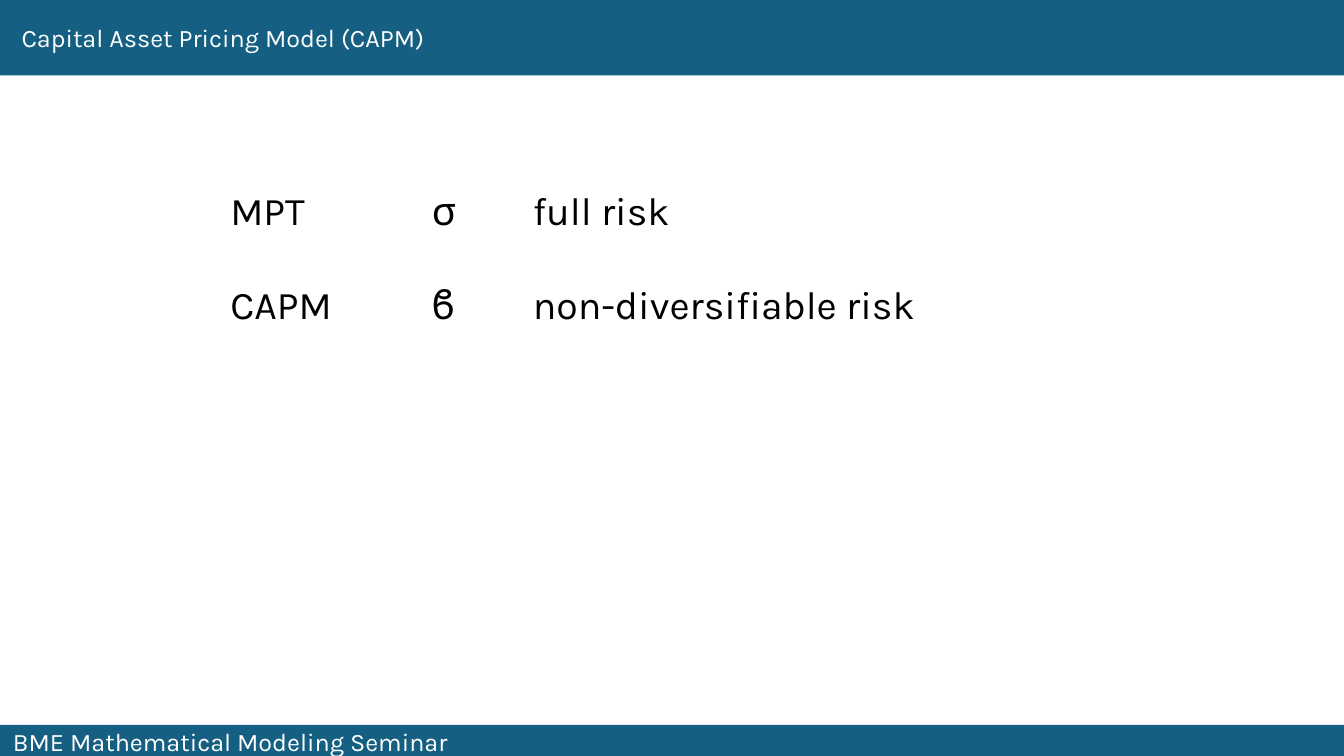
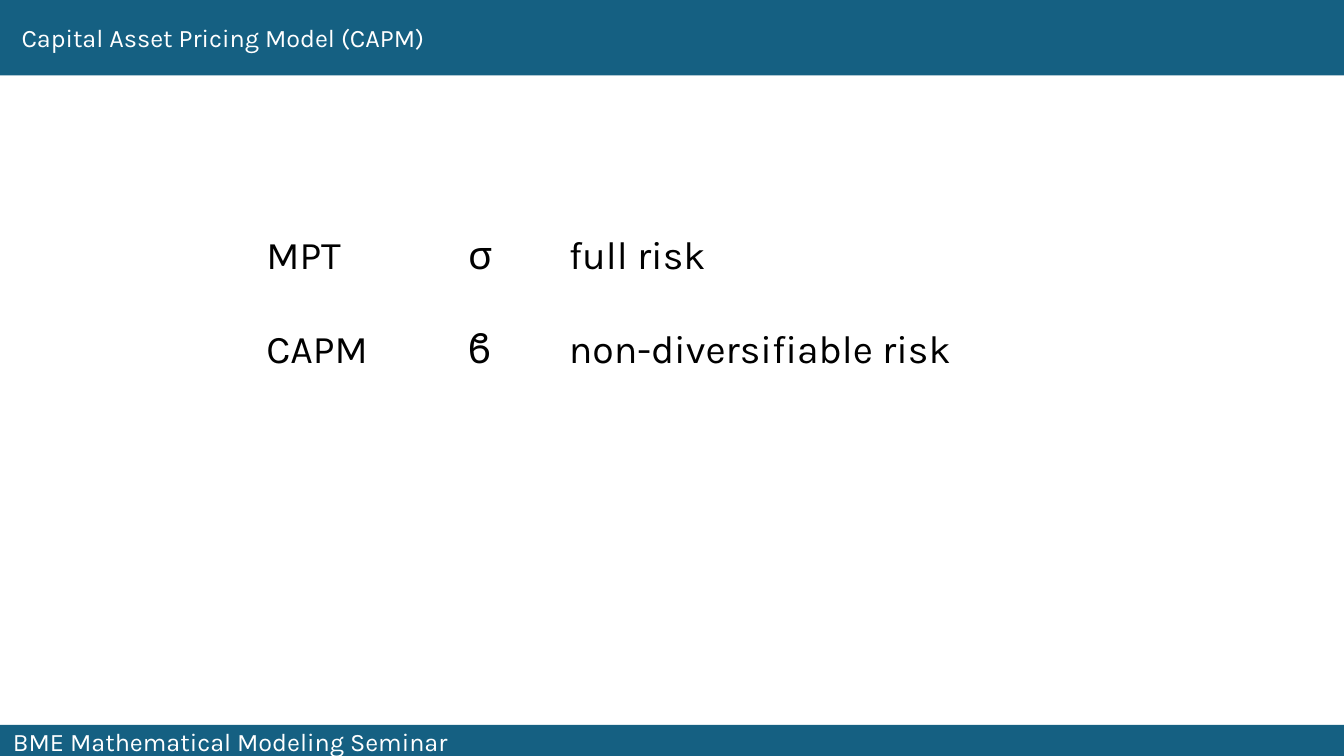
Before and after one commit to fij/btup, a slide deck: slide 19 of MMS_2024_09_10/Farkas_2024_09_10.pptx (slide 18 before the commit). Drawn at 1344x756 pixels with LibreOffice and Linux fonts; fonts in the diff are those of the drawing. Boxes give left, top, right and bottom in pixels: in the first picture for what was removed or moved away, otherwise in the second. Text is boxed around its words. In the diff, an @@ line names an element or a change of style, - is before the commit and + after.

```diff
--- a/MMS_2024_09_10/Farkas_2024_09_10.pptx
+++ b/MMS_2024_09_10/Farkas_2024_09_10.pptx
@@ text "MPT σ full risk": place and size @@
-text "MPT σ full risk" at bbox=[230, 198, 914, 320]
+text "MPT σ full risk" at bbox=[266, 242, 950, 364]
```
Also in this commit, not shown: 2 slides added.
